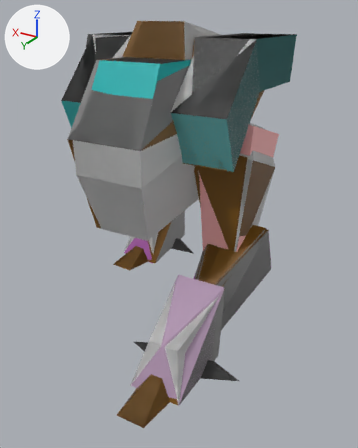
Two versions of the glTF model base/rb_eman.glb, one commit apart.
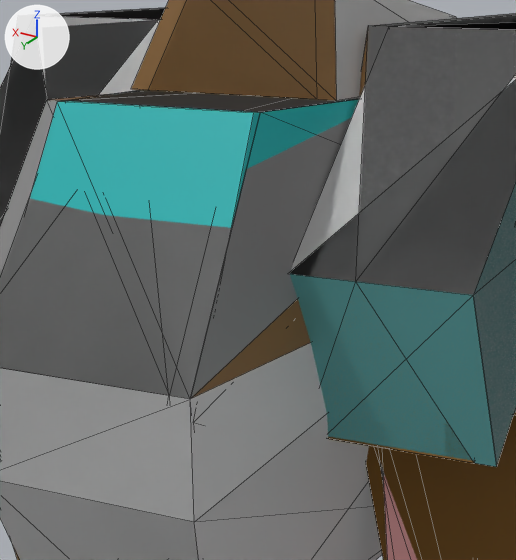
Each version appears first whole from a 50 mm lens placed at (-6.11, 9.68, 6.84), pointed at (-0.59, 0.48, 2.24), and next in a close-up on the part from 23% to 67% of the width and 7% to 45% of the height. Arrows for +X, +Y and +Z are at upper left; the lights stay in place. The first two pictures are the older version. The close-ups show mesh edges as thin lines. Where no turn or scale is listed for an object, it has been applied to the vertices.

In view in the first close-up: 'Aux_G2', 'Aux_G3', 'Left_Leg3', 'Left_Pod1', 'Left_PodA0', 'Left_PodA2', 'Left_PodA3', 'Right_PodA3', 'head', 'head1', 'head2', 'head4' and 7 more.
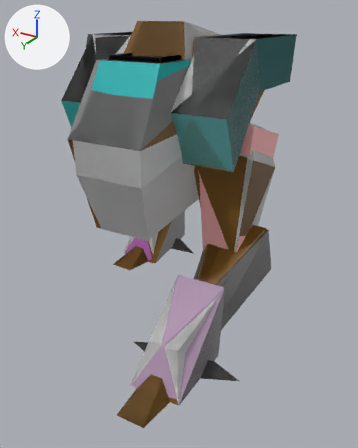
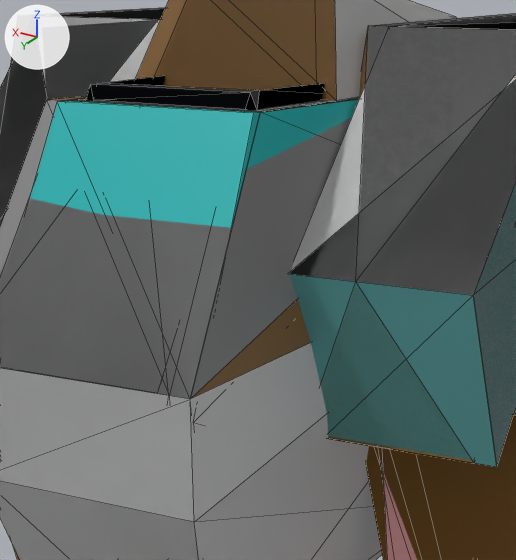
What differs and where, as boxes [x1, y1, x2, y2] in the close-ups (516 x 560 px):
'cockpit', now drawn
    after: [86, 76, 325, 111]
    faces in mat_rb_eman_2 (dark grey #43474e): [91, 85, 250, 109]
    faces in mat_rb_eman_1 (grey #b2b2b2): [86, 76, 325, 111]

The change, as a diff of the scene's bpy script:
```diff
--- a/base/rb_eman.glb.py
+++ b/base/rb_eman.glb.py
@@ mat_rb_eman_2 @@
+mat_rb_eman_2 = principled_material('rb_eman.2')
+mat_rb_eman_2.base_color = (0.0561, 0.063, 0.0762)  # dark grey #43474e
@@ mat_rb_eman_1 @@
+mat_rb_eman_1 = principled_material('rb_eman.1')
+mat_rb_eman_1.base_color = (0.445, 0.445, 0.445)  # grey #b2b2b2
@@ me_cockpit @@
+me_cockpit.from_pydata(...)  # 44 vertices, 52 faces; spans x -0.81..0.81, y -1.46..0.77, z -1.08..1.12
+# faces by material slot: [50, 2]
+me_cockpit.materials.append(mat_rb_eman_1)  # grey #b2b2b2
+me_cockpit.materials.append(mat_rb_eman_2)  # dark grey #43474e
@@ ob_cockpit @@
-ob_cockpit = bpy.data.objects.new('cockpit', None)
+ob_cockpit = bpy.data.objects.new('cockpit', me_cockpit)
 ob_cockpit.parent = ob_basea1
```
